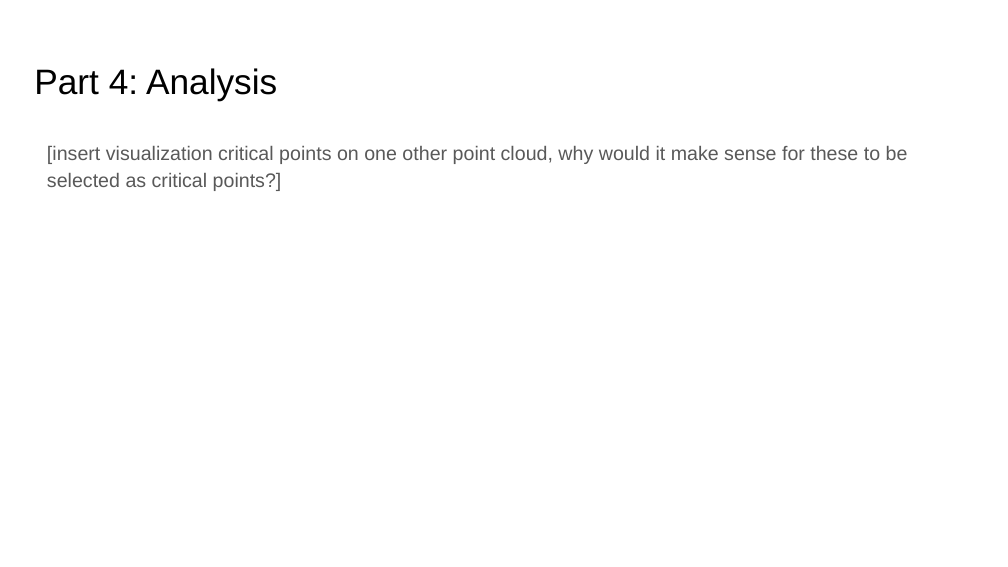
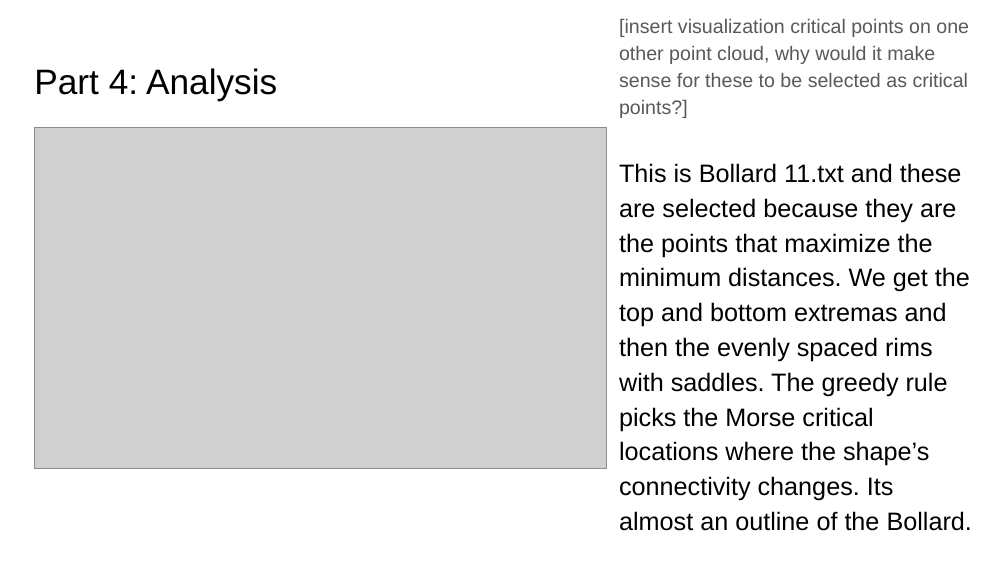
Before and after one commit to anirudh-arunkumar/ComputerVision, a slide deck: slide 7 of project-5-main/docs/proj5_template.pptx. Drawn at 1008x567 pixels with LibreOffice and Linux fonts; fonts in the diff are those of the drawing; grey boxes stand for pictures. Boxes give left, top, right and bottom in pixels: in the first picture for what was removed or moved away, otherwise in the second. Text is boxed around its words. In the diff, an @@ line names an element or a change of style, - is before the commit and + after.

```diff
--- a/project-5-main/docs/proj5_template.pptx
+++ b/project-5-main/docs/proj5_template.pptx
@@ text "[insert visualization critical points on ...": place and size @@
-text "[insert visualization critical points on ..." at box(47, 146, 908, 191)
+text "[insert visualization critical points on ..." at box(619, 19, 972, 531)
@@ picture added at box(34, 127, 607, 469) @@
@@ text at box(619, 163, 972, 531): paragraph added @@
+This is Bollard 11.txt and these are selected because they are the points that maximize the minimum distances. We get the top and bottom extremas and then the evenly spaced rims with saddles. The greedy rule picks the Morse critical locations where the shape’s connectivity changes. Its almost an outline of the Bollard.
```
Also in this commit, not shown: 5 other slides changed, 18 other files.
